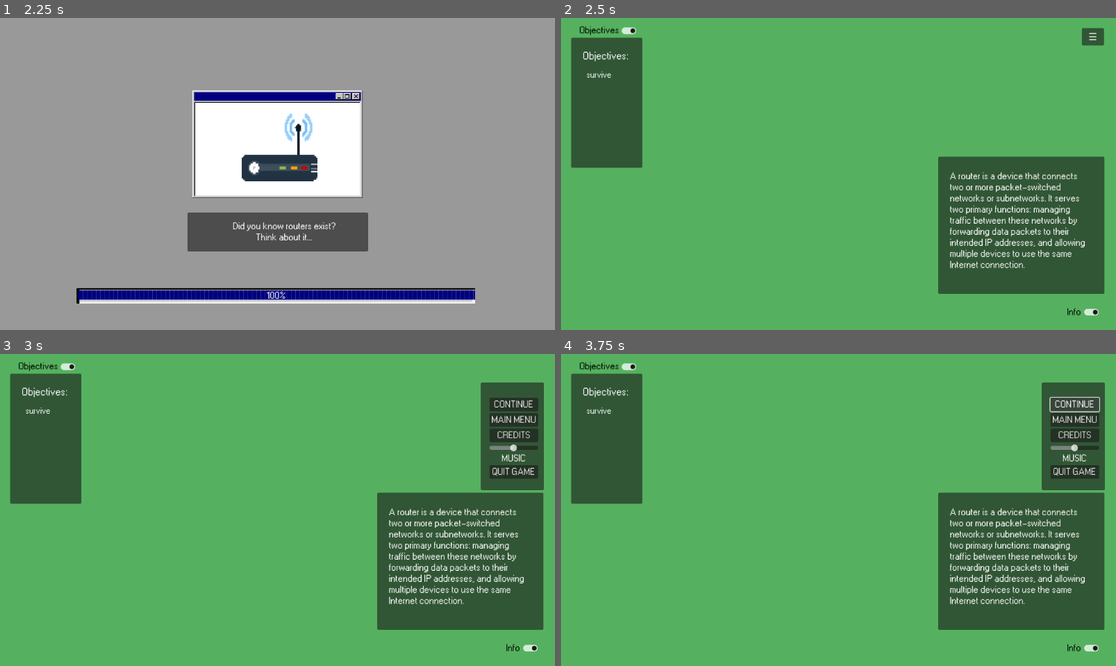
Above: before the commit, frames 1-4 (two rows, left to right).
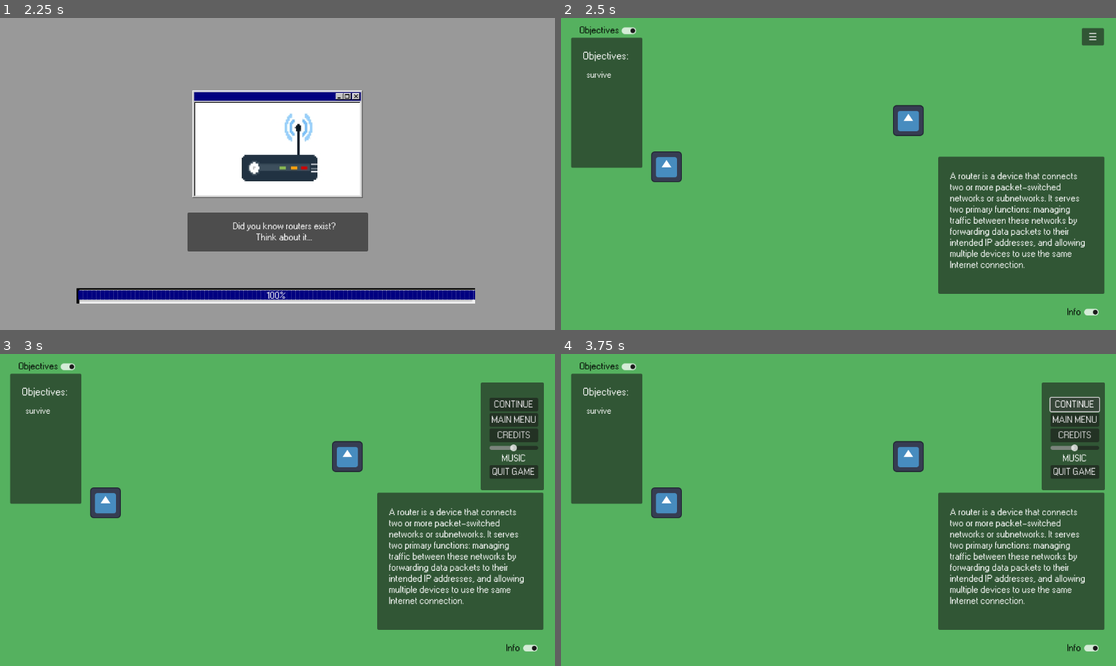
Above: after the commit, the same moments.

Repository: BcubeStudios/Netspace-Game
Game: Godot game, scene res://screens/opening.tscn
Same seed, same stepped clock (60 frames per second), same inputs: the game is played once before the commit and once after it. The engine's default icon, where the game draws it, is replaced by a stand-in: a white triangle on a blue panel in a dark square.
Inputs (mouse positions are in pixels of both pictures, inside the frame that each line leads up to):
- Up to frame 1 (2.25 s): click "START GAME" at 0.5 s; move the mouse to (399, 158) at 1.27 s; click (399, 158) at 1.42 s; tap Enter at 2 s; move the mouse to (166, 189) at 2.02 s; click (166, 189) at 2.17 s
- Up to frame 2 (2.5 s): no input
- Up to frame 3 (3 s): click "☰" at 2.75 s
- Up to frame 4 (3.75 s): click "CONTINUE" at 3.5 s

Frame 1 is identical in both runs. In frame 2, 1.1% of the frame differs, in the area x 16-66%, y 27-53%; in frame 3, 1.1%; in frame 4, 1.1%.
Error before the commit: Parse Error: Expected ":" after "if" condition. (res://scripts/Director.gd:29)
Error after the commit: Invalid call. Nonexistent function 'settingsMenu' in base 'Panel'. (res://scripts/settings_menu.gd:28)

Commit message:
added clickable nodes with edge functions

Diff:
--- a/GodotWorkspace/project.godot
+++ b/GodotWorkspace/project.godot
@@ -1,3 +1,11 @@
+; Engine configuration file.
+; It's best edited using the editor UI and not directly,
+; since the parameters that go here are not all obvious.
+;
+; Format:
+;   [section] ; section goes between []
+;   param=value ; assign values to parameters
+
 config_version=5
 
 [application]
--- a/GodotWorkspace/screens/Director.tscn
+++ b/GodotWorkspace/screens/Director.tscn
@@ -1,7 +1,8 @@
-[gd_scene load_steps=4 format=3 uid="uid://ctx4wos4jkx7e"]
+[gd_scene load_steps=5 format=3 uid="uid://ctx4wos4jkx7e"]
 
 [ext_resource type="Script" path="res://scripts/Director.gd" id="1_u1ljf"]
 [ext_resource type="PackedScene" uid="uid://djkkrfn36vjk7" path="res://screens/point.tscn" id="2_k8ep6"]
+[ext_resource type="PackedScene" uid="uid://d0h00g4ba8ubu" path="res://screens/phedge.tscn" id="3_s8nuh"]
 
 [sub_resource type="StyleBoxFlat" id="StyleBoxFlat_0n6cs"]
 bg_color = Color(0.333333, 0.694118, 0.372549, 1)
@@ -20,6 +21,7 @@
 layout_mode = 0
 offset_right = 1153.0
 offset_bottom = 653.0
+mouse_filter = 2
 theme_override_styles/panel = SubResource("StyleBoxFlat_0n6cs")
 
 [node name="Point1" parent="." instance=ExtResource("2_k8ep6")]
@@ -27,3 +29,5 @@
 
 [node name="Point2" parent="." instance=ExtResource("2_k8ep6")]
 position = Vector2(721, 213)
+
+[node name="phedge" parent="." instance=ExtResource("3_s8nuh")]
--- a/GodotWorkspace/screens/demo_level.tscn
+++ b/GodotWorkspace/screens/demo_level.tscn
@@ -2,7 +2,7 @@
 
 [ext_resource type="Script" path="res://scripts/demo_level.gd" id="1_j08t0"]
 [ext_resource type="PackedScene" uid="uid://c6fth4mtmu8c0" path="res://screens/settings_menu.tscn" id="2_1ps50"]
-[ext_resource type="PackedScene" uid="uid://ctx4wos4jkx7e" path="res://screens/director.tscn" id="2_pm2eq"]
+[ext_resource type="PackedScene" uid="uid://ctx4wos4jkx7e" path="res://screens/Director.tscn" id="2_pm2eq"]
 [ext_resource type="Theme" uid="uid://dupann3qkyje3" path="res://themes/pixel_98.tres" id="2_rkssa"]
 [ext_resource type="AudioStream" uid="uid://bar8iv8kegwxm" path="res://music/Free Game Soundtrack by chiphead64 - (hurry up).ogg" id="3_ruto6"]
 
--- a/GodotWorkspace/screens/point.tscn
+++ b/GodotWorkspace/screens/point.tscn
@@ -18,3 +18,6 @@
 [node name="CollisionShape2D" type="CollisionShape2D" parent="Area2D"]
 scale = Vector2(2, 2)
 shape = SubResource("CircleShape2D_p3cfi")
+
+[connection signal="mouse_entered" from="Area2D" to="." method="_on_area_2d_mouse_entered"]
+[connection signal="mouse_exited" from="Area2D" to="." method="_on_area_2d_mouse_exited"]
--- a/GodotWorkspace/scripts/Director.gd
+++ b/GodotWorkspace/scripts/Director.gd
@@ -2,6 +2,8 @@
 
 var points:Array[Point]
 var edges:Array[Edge]
+var current_point:Point
+var current_phedge:Phedge
 
 # Called when the node enters the scene tree for the first time.
 func _ready():
@@ -13,18 +15,33 @@
 
 	points.append(point1)
 	points.append(point2)
+
+	current_phedge = $phedge
+	current_phedge.reset_origin()
 	pass
 
 
 # Called every frame. 'delta' is the elapsed time since the previous frame.
 func _process(_delta):
-
-	get_viewport().get_mouse_position()
 	pass
 
 func _input(event):
-	if event is InputEventMouseButton and event.pressed:
-		# check if its inside the shape
-		for point in points:
-			if point.isInside()
+	if event is InputEventMouseButton and event.pressed and !current_phedge.is_active() and current_point != null:
+		#initalise phedge
+		current_phedge.set_origin(current_point)
+		pass
+	else:
+		if event is InputEventMouseButton and event.pressed and current_phedge.is_active() and current_point != null:
+			#new edge
+			var edge = Edge.new(current_phedge.origin, current_point)
+			print("edge made")
+			#reset phedge
+			current_phedge.reset_origin()
+			#add edge to array
+			edges.append(edge)
+			pass
 	pass
+
+
+func change_current_point(point):
+	current_point = point
--- a/GodotWorkspace/scripts/Phedge.gd
+++ b/GodotWorkspace/scripts/Phedge.gd
@@ -1,14 +1,34 @@
-extends Edge
+extends Node2D
+class_name Phedge
+
+var origin: Point
+var end: Vector2
+var colour: Color = Color(255, 255, 255)
+var id: String
 
 
-# Called when the node enters the scene tree for the first time.
-func _ready():
-	pass # Replace with function body.
+func is_active():
+	return origin != null
 
-func _init(Origin_point):
-	super(Origin_point, null)
+func color_change():
+	pass
+
+func _draw():
+	if self.is_active():
+		draw_line(origin.coords, end, colour)
+	pass
 
 # Called every frame. 'delta' is the elapsed time since the previous frame.
 func _process(_delta):
 	#Insert displaying code, collect mouse position use it as endpoint, draw_line() can be used
+	if self.is_active():
+		end = get_viewport().get_mouse_position()
 	pass
+
+func set_origin(point):
+	origin = point
+	print("new origin")
+
+func reset_origin():
+	origin=null
+	print("reset phedge")
--- a/GodotWorkspace/scripts/Point.gd
+++ b/GodotWorkspace/scripts/Point.gd
@@ -1,5 +1,7 @@
 extends Node2D
 class_name Point
+
+@onready var director = $"../"
 
 var pointName: String
 var coords: Vector2i
@@ -10,10 +12,10 @@
 	self.hide()
 	pass # Replace with function body.
 
-func activate(name, coords):
+func activate(point_name, point_coords):
 	self.show()
-	self.pointName = name
-	self.coords = coords
+	self.pointName = point_name
+	self.coords = point_coords
 
 
 # Called every frame. 'delta' is the elapsed time since the previous frame.
@@ -28,9 +30,16 @@
 	print("left " + pointName)
 	pass
 
-func is_inside(position):
+
+func _draw():
 	pass
 
 
-func _draw():
-	pass
+func _on_area_2d_mouse_entered():
+	director.change_current_point(self)
+	print("Point changed!")
+	print(pointName)
+
+func _on_area_2d_mouse_exited():
+	director.change_current_point(null)
+	print("No longer pointing!")
